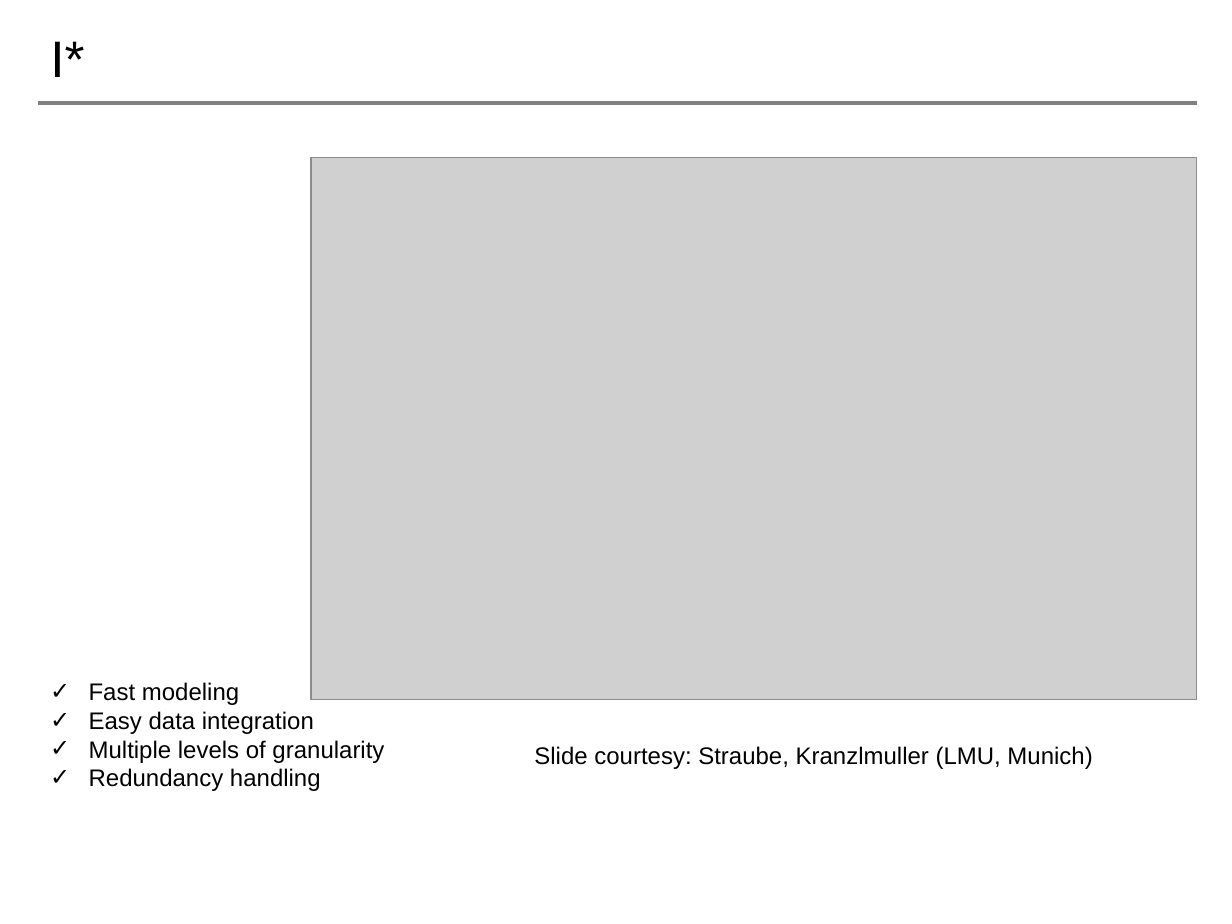
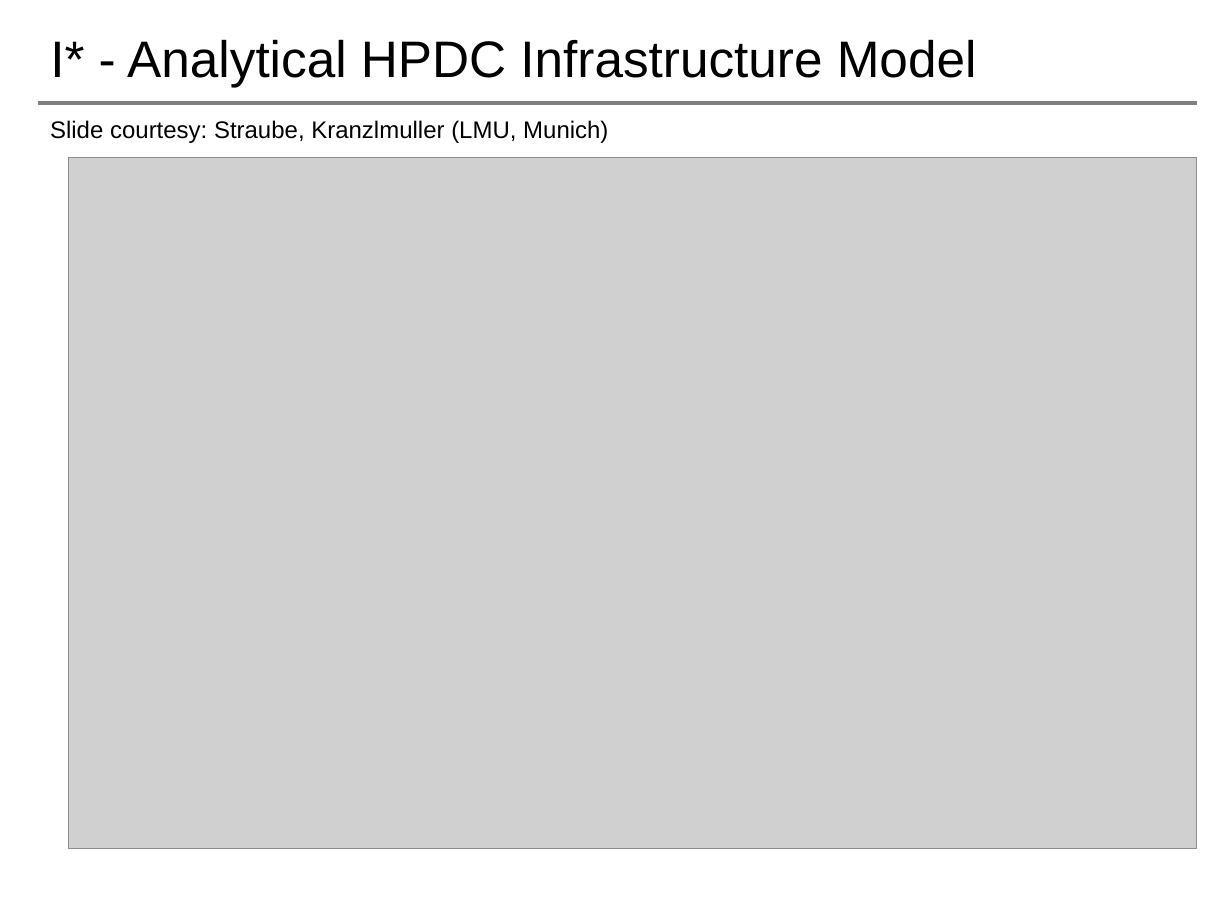
Before and after one commit to saga-project/NGMW, a slide deck: slide 14 of presentations/radical-modsim.pptx. Drawn at 1232x924 pixels with LibreOffice and Linux fonts; fonts in the diff are those of the drawing; grey boxes stand for pictures; background and template pictures are left out. Boxes give left, top, right and bottom in pixels: in the first picture for what was removed or moved away, otherwise in the second. Text is boxed around its words. In the diff, an @@ line names an element or a change of style, - is before the commit and + after.

```diff
--- a/presentations/radical-modsim.pptx
+++ b/presentations/radical-modsim.pptx
@@ title at [50,39,977,87]: text changed @@
-I*
+I* - Analytical HPDC Infrastructure Model
@@ text "Slide courtesy: Straube, Kranzlmuller (LMU, ...": place and size @@
-text "Slide courtesy: Straube, Kranzlmuller (LMU, ..." at [534,746,1092,769]
+text "Slide courtesy: Straube, Kranzlmuller (LMU, ..." at [50,120,608,143]
@@ picture: place and size @@
-picture at [312,158,1198,700]
+picture at [69,158,1198,849]
@@ text removed at [89,682,384,791] @@
-✓ Fast modeling
-✓ Easy data integration
-✓ Multiple levels of granularity
-✓ Redundancy handling
```
Also in this commit, not shown: 5 other slides changed, 5 slides added, 1 slide removed, 1 other file.
